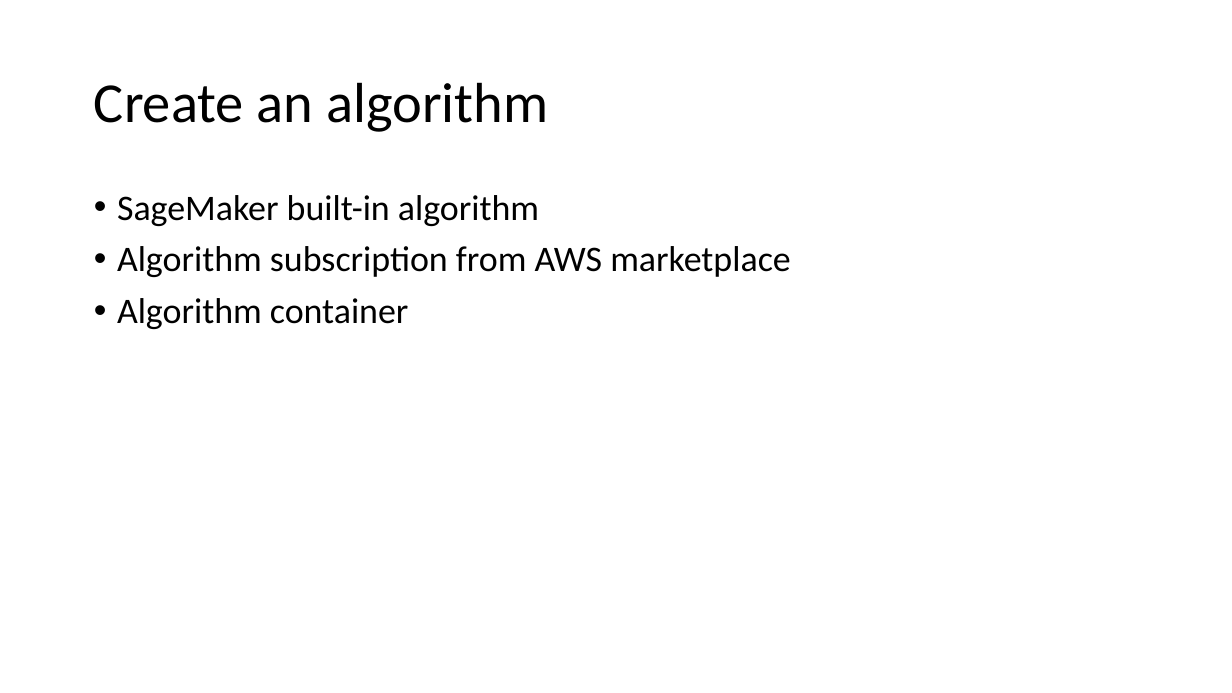
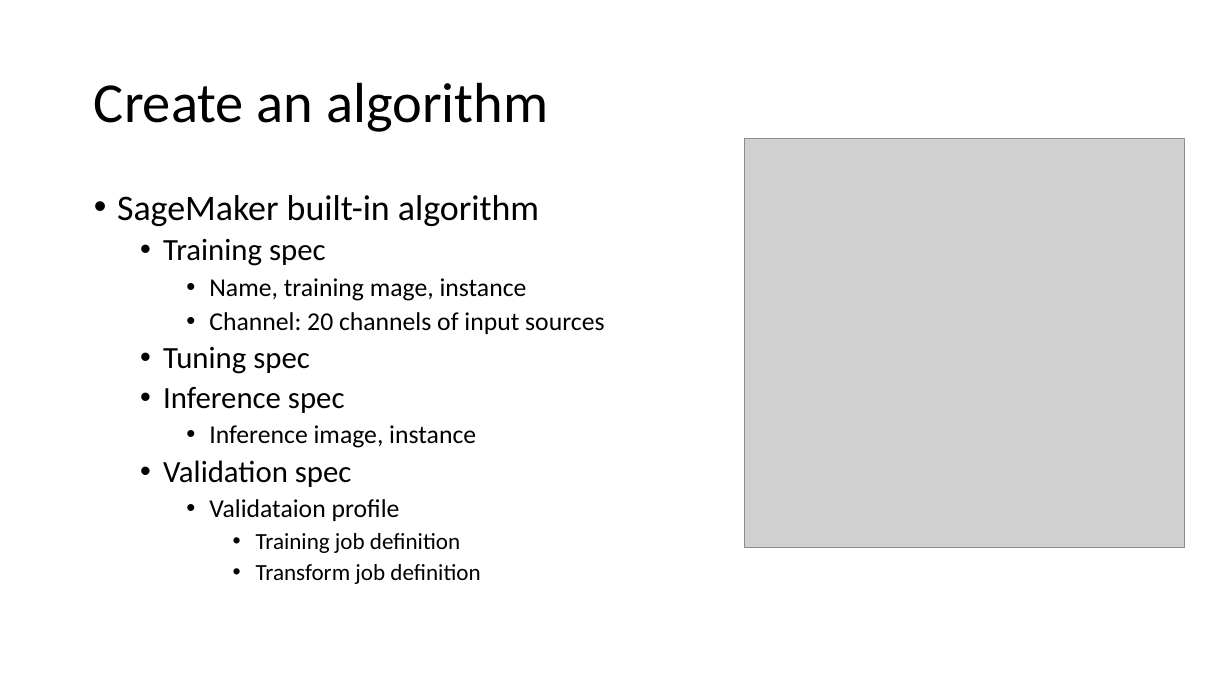
Before and after one commit to xuan0802/iot_slide, a slide deck: slide 30 of IoT analytics.pptx (slide 25 before the commit). Drawn at 1232x693 pixels with LibreOffice and Linux fonts; fonts in the diff are those of the drawing; grey boxes stand for pictures. Boxes give left, top, right and bottom in pixels: in the first picture for what was removed or moved away, otherwise in the second. Text is boxed around its words. In the diff, an @@ line names an element or a change of style, - is before the commit and + after.

```diff
--- a/IoT analytics.pptx
+++ b/IoT analytics.pptx
@@ picture added at (745,139,1185,548) @@
@@ text at (163,239,604,584): text changed; size 28 to 20 pt @@
-• Algorithm subscription from AWS marketplace
-• Algorithm container
+  • Training spec
+    • Name, training mage, instance
+    • Channel: 20 channels of input sources
+  • Tuning spec
+  • Inference spec
+    • Inference image, instance
+  • Validation spec
+    • Validataion profile
+      • Training job definition
+      • Transform job definition
```
Also in this commit, not shown: 1 other slide changed, 10 slides added, 2 slides removed.
